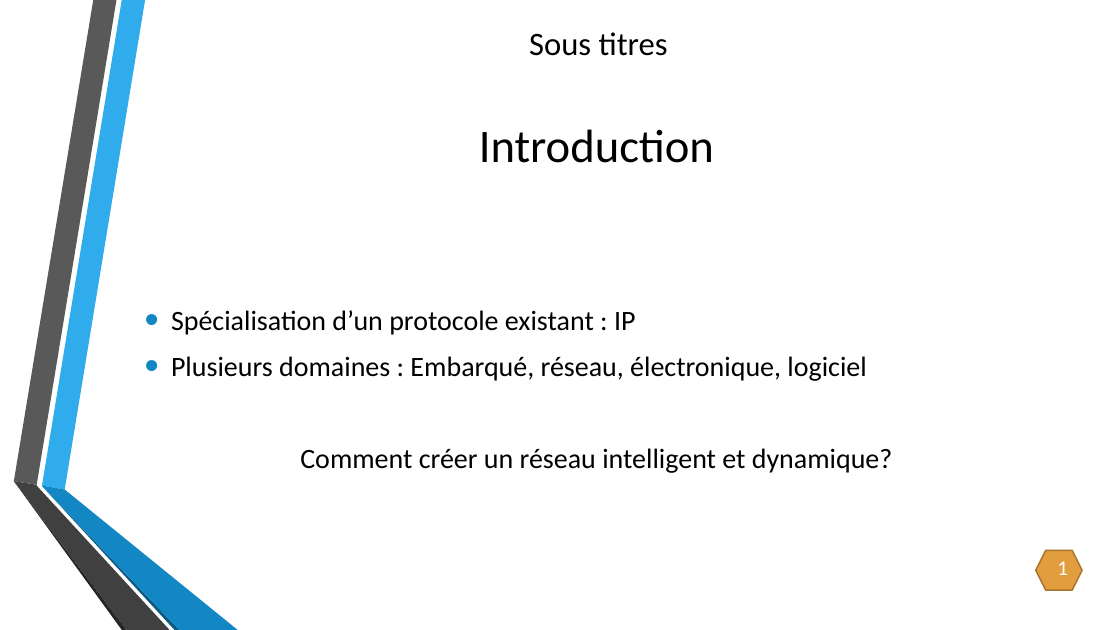
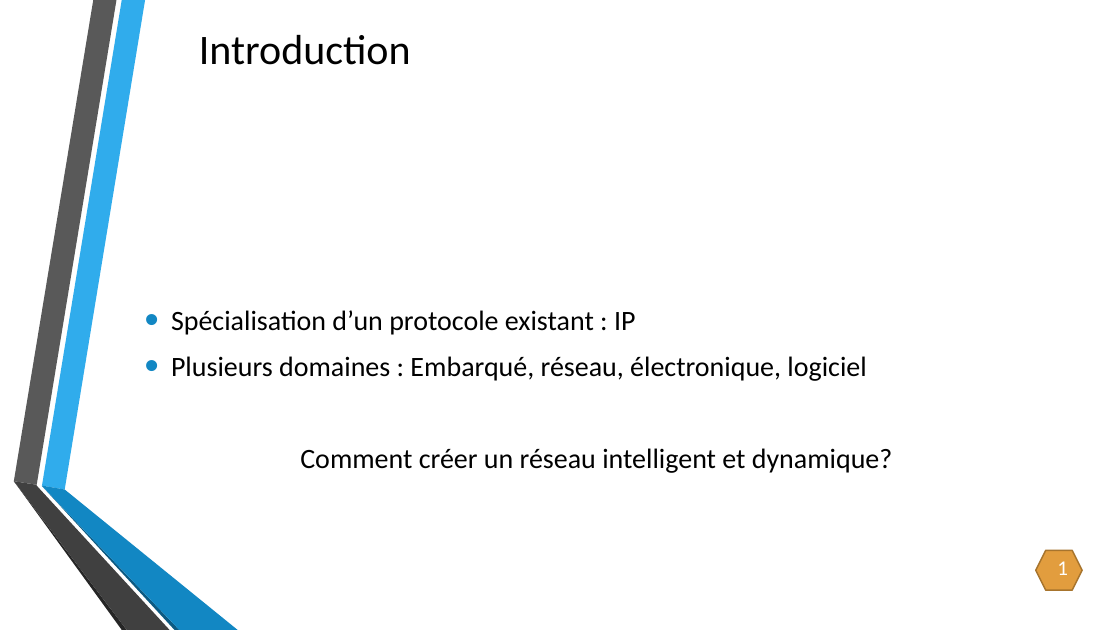
Before and after one commit to CyrillePierre/smartdevcom, a slide deck: slide 2 of doc/soutenance/Création d’un réseau générique et dynamique.pptx. Drawn at 1120x630 pixels with LibreOffice and Linux fonts; fonts in the diff are those of the drawing; background and template pictures are left out. Boxes give left, top, right and bottom in pixels: in the first picture for what was removed or moved away, otherwise in the second. Text is boxed around its words. In the diff, an @@ line names an element or a change of style, - is before the commit and + after.

```diff
--- a/doc/soutenance/Création d’un réseau générique et dynamique.pptx
+++ b/doc/soutenance/Création d’un réseau générique et dynamique.pptx
@@ title "Introduction": place and size @@
-title "Introduction" at [479, 129, 714, 163]
+title "Introduction" at [199, 35, 411, 65]
@@ title "Introduction" at [199, 35, 411, 65]: size 40 to 36 pt @@
@@ text removed at [529, 32, 668, 56] @@
-Sous titres
```
Also in this commit, not shown: 6 other slides changed, 9 slides added, 2 slides removed, 1 other file.
